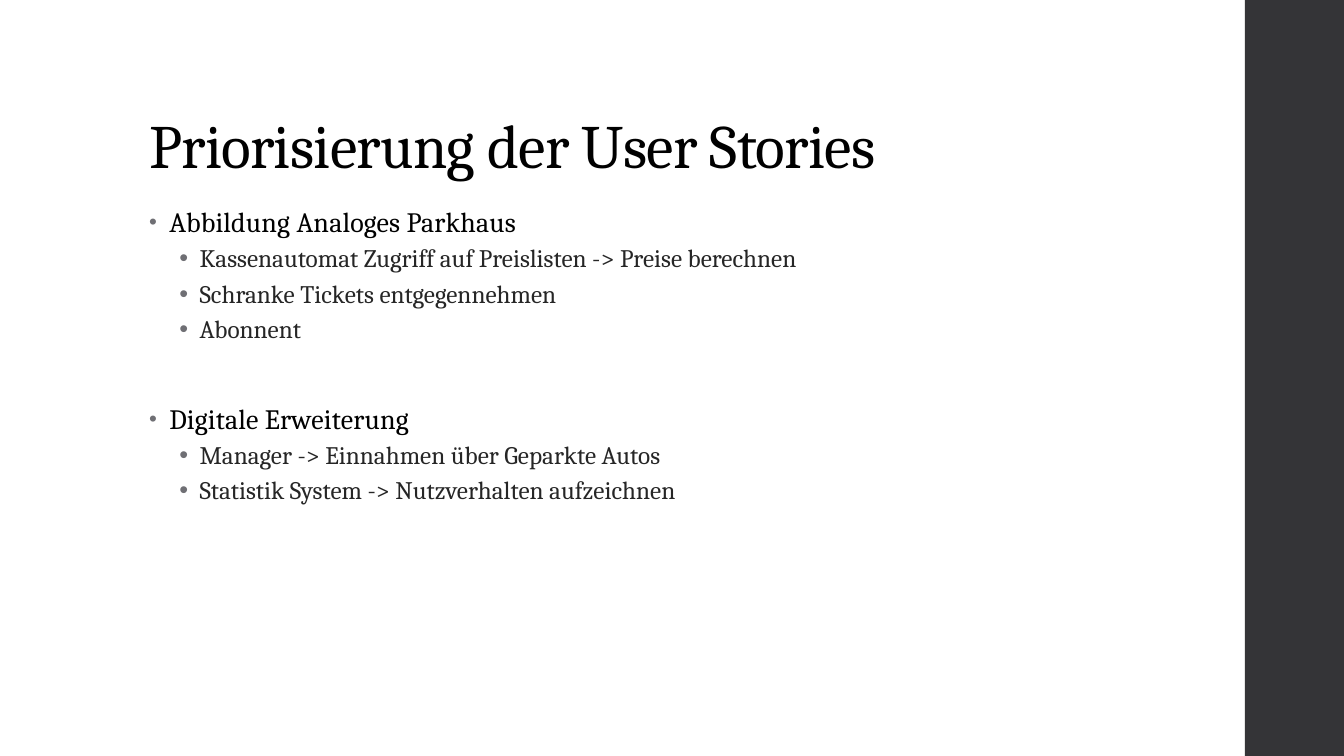
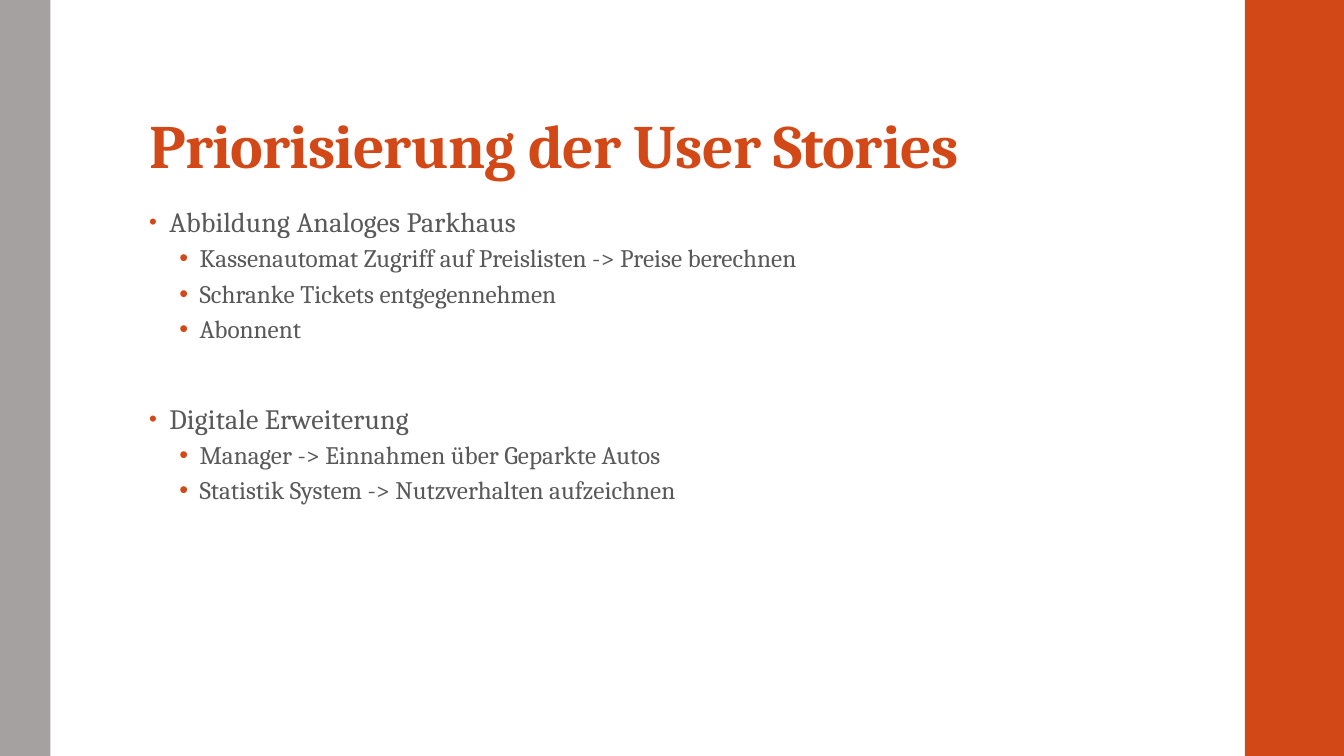
Before and after one commit to CodeIsJustLikeMagic/SE1Minutes, a slide deck: slide 3 of Projekt Diagramme/19 Präsentation und Demo.pptx. Drawn at 1344x756 pixels with LibreOffice and Linux fonts; fonts in the diff are those of the drawing. Boxes give left, top, right and bottom in pixels: in the first picture for what was removed or moved away, otherwise in the second. Text is boxed around its words. In the diff, an @@ line names an element or a change of style, - is before the commit and + after.

```diff
--- a/Projekt Diagramme/19 Präsentation und Demo.pptx
+++ b/Projekt Diagramme/19 Präsentation und Demo.pptx
@@ rectangle added at bbox=[0, 0, 50, 756], fill #A6A1A1 @@
@@ rectangle at bbox=[1245, 0, 1344, 756]: fill #353537 to #D34817 @@
@@ title "Priorisierung der User Stories" at bbox=[149, 125, 958, 181]: text colour #000000 to #D34817, bold on @@
@@ text "Abbildung Analoges Parkhaus" at bbox=[169, 212, 797, 505]: text colour #000000 to #595959 in "Abbildung Analoges Parkhaus", "Digitale Erweiterung"; text colour #262626 to #595959 in "Kassenautomat Zugriff auf Preislisten -> Preise berechnen", "Schranke Tickets entgegennehmen", "Abonnent", "Manager -> Einnahmen über Geparkte Autos" and 1 more places; bullet colour #6F6F74 to #D34817 @@
```
Also in this commit, not shown: 6 other slides changed.
